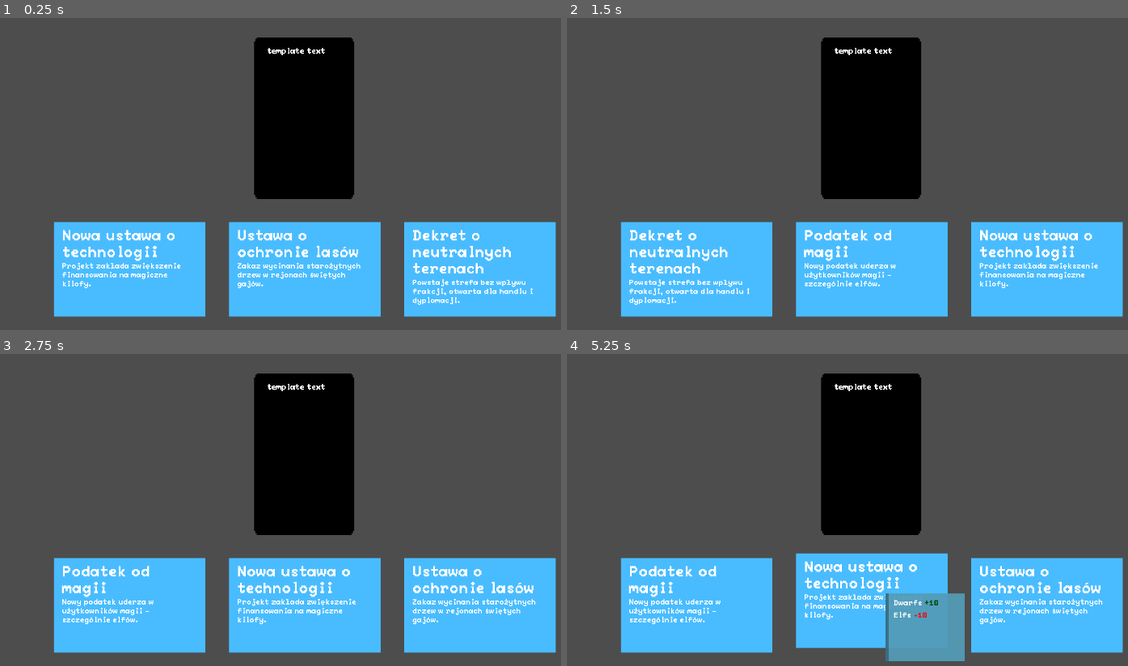
Above: before the commit, frames 1-4 (two rows, left to right).
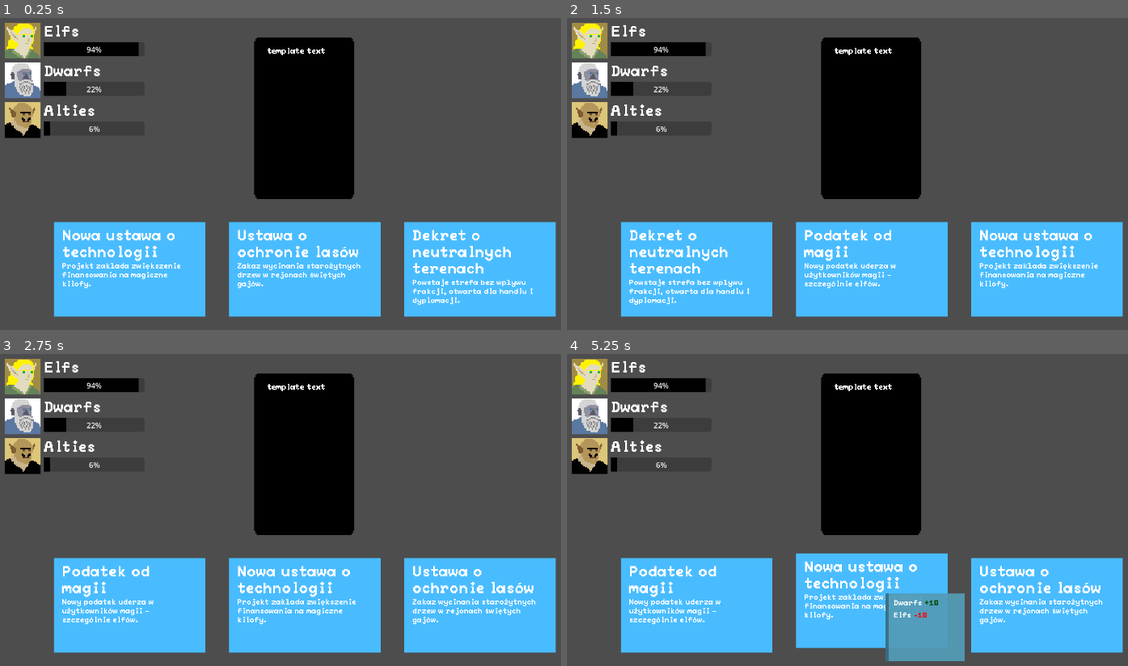
Above: after the commit, the same moments.

Repository: WhatYouFormaggiKindOfPizza/game
Game: Godot game, scene res://scenes/game.tscn
Same seed, same stepped clock (60 frames per second), same inputs: the game is played once before the commit and once after it.
Inputs (mouse positions are in pixels of both pictures, inside the frame that each line leads up to):
- Up to frame 1 (0.25 s): no input
- Up to frame 2 (1.5 s): click (696, 270) at 0.52 s; click (696, 270) at 1.27 s
- Up to frame 3 (2.75 s): click (129, 606) at 2.02 s
- Up to frame 4 (5.25 s): tap Enter at 2.75, 4.25 s; move the mouse to (1015, 478) at 2.77 s; tap Space at 3.5, 5 s; move the mouse to (746, 516) at 3.52 s; move the mouse to (937, 416) at 4.27 s; move the mouse to (841, 569) at 5.02 s

The runs differ from the first frame. In frame 1, 3.6% of the frame differs, in the area x 0-25%, y 1-39%; in frame 2, 3.6%; in frame 3, 3.6%; in frame 4, 3.6%.

Commit message:
Relationship bar + container (without refresh function)

Diff:
--- a/scenes/game.tscn
+++ b/scenes/game.tscn
@@ -1,11 +1,15 @@
-[gd_scene load_steps=7 format=3 uid="uid://cmiqiuj17qh2n"]
+[gd_scene load_steps=11 format=3 uid="uid://cmiqiuj17qh2n"]
 
 [ext_resource type="Script" uid="uid://b1ysc02d5wrap" path="res://scripts/game_manager.gd" id="1_uwrxv"]
 [ext_resource type="Script" uid="uid://bhwsjj21cl1uf" path="res://scripts/vote_simulator.gd" id="2_lbhrr"]
 [ext_resource type="PackedScene" uid="uid://kispiyeqssep" path="res://scenes/entity_group.tscn" id="2_lnu2h"]
 [ext_resource type="PackedScene" uid="uid://dondqjjubrg3g" path="res://scenes/king.tscn" id="3_lbhrr"]
 [ext_resource type="PackedScene" uid="uid://b5qlpe8xpnqn" path="res://scenes/post.tscn" id="4_lbhrr"]
+[ext_resource type="Texture2D" uid="uid://b6m550tdk1oyd" path="res://assets/Entity 2.png" id="5_vtaks"]
+[ext_resource type="Texture2D" uid="uid://cvucsxlwvamyp" path="res://assets/Entity 3.png" id="6_kvpfn"]
 [ext_resource type="PackedScene" uid="uid://cvkh1np46j6hr" path="res://scenes/phone.tscn" id="6_p57ef"]
+[ext_resource type="Texture2D" uid="uid://cyfnjq4qfnjj8" path="res://assets/Entity 4.png" id="7_dinhu"]
+[ext_resource type="PackedScene" uid="uid://fhowmhn132o0" path="res://scenes/rel_bar_container.tscn" id="7_u5sy4"]
 
 [node name="Game" type="Node2D"]
 
@@ -34,15 +38,19 @@
 [node name="Elfs" parent="EntityGroups" instance=ExtResource("2_lnu2h")]
 position = Vector2(317, 251)
 group_name = "Elfs"
+icon = ExtResource("5_vtaks")
+color = Color(0.846162, 0.798411, 0.894487, 1)
 
 [node name="Dwarfs" parent="EntityGroups" instance=ExtResource("2_lnu2h")]
 position = Vector2(317, 251)
 group_name = "Dwarfs"
-color = Color(0.555277, 0.303395, 0.123633, 1)
+icon = ExtResource("6_kvpfn")
+color = Color(0.479406, 0.31003, 0.466444, 1)
 
 [node name="Alties" parent="EntityGroups" instance=ExtResource("2_lnu2h")]
 position = Vector2(317, 251)
 group_name = "Alties"
+icon = ExtResource("7_dinhu")
 
 [node name="PostsContainer" type="HBoxContainer" parent="."]
 unique_name_in_owner = true
@@ -68,3 +76,14 @@
 
 [node name="Phone" parent="UI" instance=ExtResource("6_p57ef")]
 position = Vector2(678, 297)
+
+[node name="RelBarContainer" parent="." node_paths=PackedStringArray("entity_groups_node") instance=ExtResource("7_u5sy4")]
+anchors_preset = 0
+anchor_right = 0.0
+anchor_bottom = 0.0
+offset_left = 42.0
+offset_top = 90.0
+offset_right = 42.0
+offset_bottom = 90.0
+size_flags_horizontal = 0
+entity_groups_node = NodePath("../EntityGroups")
--- /dev/null
+++ b/scenes/rel_bar_container.tscn
@@ -0,0 +1,21 @@
+[gd_scene load_steps=2 format=3 uid="uid://fhowmhn132o0"]
+
+[ext_resource type="Script" uid="uid://bqsejiv5aj6b5" path="res://scripts/rel_bar_container.gd" id="1_dpwbh"]
+
+[node name="RelBarContainer" type="Control"]
+layout_mode = 3
+anchor_right = 0.317
+anchor_bottom = 0.112
+offset_right = -0.0220032
+offset_bottom = -0.0160065
+script = ExtResource("1_dpwbh")
+
+[node name="VBoxContainer" type="VBoxContainer" parent="."]
+custom_minimum_size = Vector2(300, 0)
+layout_mode = 1
+anchors_preset = -1
+anchor_right = 1.09932
+anchor_bottom = 4.83698
+offset_right = -0.00457764
+offset_bottom = 0.0198059
+metadata/_edit_use_anchors_ = true
--- a/scenes/relationship_bar.gd
+++ /dev/null
@@ -1,11 +0,0 @@
-extends Node2D
-
-@export var entity_group: EntityGroup
-
-@onready var icon = $Icon
-@onready var progress_bar = $ProgressBar
-
-func _init() -> void:
-	icon.texture = entity_group.icon
-	progress_bar.tint_progress = entity_group.color
-	progress_bar.value = entity_group.get_player_relationship_value()
--- a/scenes/relationship_bar.tscn
+++ b/scenes/relationship_bar.tscn
@@ -1,21 +1,71 @@
 [gd_scene load_steps=5 format=3 uid="uid://d2lcilmoorqky"]
 
-[ext_resource type="Script" uid="uid://c7fhpl0vo6p7e" path="res://scenes/relationship_bar.gd" id="1_3tvy7"]
+[ext_resource type="Script" uid="uid://c7fhpl0vo6p7e" path="res://scripts/relationship_bar.gd" id="1_3tvy7"]
 [ext_resource type="Texture2D" uid="uid://cdqwfvcam1n2h" path="res://assets/relationship_bar/200x200_placeholder.png" id="2_6tryv"]
-[ext_resource type="Texture2D" uid="uid://di73fgyt6f35d" path="res://assets/relationship_bar/progess_bar_under_placeholder.png" id="3_psk0c"]
-[ext_resource type="Texture2D" uid="uid://demriyqbr17jt" path="res://assets/relationship_bar/progess_bar_progress_white_placeholder.png" id="4_1wrbb"]
+[ext_resource type="PackedScene" uid="uid://bibasatxhl56l" path="res://scenes/pixel_label.tscn" id="5_em8jm"]
 
-[node name="RelationshipBar" type="Node2D"]
+[sub_resource type="StyleBoxFlat" id="StyleBoxFlat_psk0c"]
+bg_color = Color(0.84349, 0.502874, 0.271292, 1)
+
+[node name="RelationshipBar" type="Control"]
+custom_minimum_size = Vector2(0, 80)
+layout_mode = 3
+anchor_right = 0.176
+anchor_bottom = 0.062
+offset_right = 159.584
+offset_bottom = 32.384
+grow_horizontal = 2
+scale = Vector2(0.6, 0.6)
 script = ExtResource("1_3tvy7")
+metadata/_edit_group_ = true
+metadata/_edit_use_anchors_ = true
 
-[node name="Icon" type="Sprite2D" parent="."]
+[node name="HBoxContainer" type="ColorRect" parent="."]
+layout_mode = 1
+anchors_preset = -1
+anchor_right = 1.0
+anchor_bottom = 1.0
+color = Color(1, 1, 1, 0)
+metadata/_edit_use_anchors_ = true
+
+[node name="AspectRatioContainer" type="AspectRatioContainer" parent="HBoxContainer"]
+custom_minimum_size = Vector2(80, 80)
+layout_mode = 2
+offset_right = 80.0
+offset_bottom = 80.0
+stretch_mode = 0
+
+[node name="Icon" type="Sprite2D" parent="HBoxContainer/AspectRatioContainer"]
+position = Vector2(40, 40)
 scale = Vector2(0.3, 0.3)
 texture = ExtResource("2_6tryv")
 
-[node name="ProgressBar" type="TextureProgressBar" parent="."]
-offset_left = 50.0
-offset_top = -15.0
-offset_right = 550.0
-offset_bottom = 15.0
-texture_under = ExtResource("3_psk0c")
-texture_progress = ExtResource("4_1wrbb")
+[node name="VBoxContainer" type="ColorRect" parent="HBoxContainer"]
+layout_mode = 2
+anchor_right = 0.988
+anchor_bottom = 1.0
+offset_left = 85.0
+offset_right = 0.235901
+color = Color(1, 1, 1, 0)
+metadata/_edit_use_anchors_ = true
+
+[node name="Name" parent="HBoxContainer/VBoxContainer" instance=ExtResource("5_em8jm")]
+layout_mode = 2
+offset_top = 7.0
+offset_right = 234.0
+offset_bottom = 39.0
+theme_override_font_sizes/font_size = 32
+vertical_alignment = 1
+font_scale = 4
+
+[node name="ProgressBar" type="ProgressBar" parent="HBoxContainer/VBoxContainer"]
+custom_minimum_size = Vector2(100, 30)
+layout_mode = 2
+anchor_top = 0.537
+anchor_right = 1.00495
+anchor_bottom = 0.912
+offset_top = 0.0400009
+offset_right = 0.0263062
+offset_bottom = 0.0399933
+theme_override_styles/fill = SubResource("StyleBoxFlat_psk0c")
+metadata/_edit_use_anchors_ = true
--- a/scripts/entity_group.gd
+++ b/scripts/entity_group.gd
@@ -11,31 +11,31 @@
 
 
 func _init() -> void:
-	id = next_id
-	next_id += 1
+    id = next_id
+    next_id += 1
 
 
 func init(kings: Array[King]) -> void:
-	# potencjalnie różny typ króla (np elf) może mieć różne relacje startowe
-	for k in kings:
-		var relationship = {
-			"king": k,
-			"relationship": 0
-		}
+    # potencjalnie różny typ króla (np elf) może mieć różne relacje startowe
+    for k in kings:
+        var relationship = {
+            "king": k,
+            "relationship": randi_range(0, 100)
+        }
 
-		relationships.append(relationship)
-	pass
+        relationships.append(relationship)
+    pass
 
 
 func change_relationship_value(value: int, king: King) -> void:
-	for relationship in relationships:
-		if relationship.get('king') == king:
-			relationship["relationship"] += value
+    for relationship in relationships:
+        if relationship.get('king') == king:
+            relationship["relationship"] += value
 
 func get_player_relationship_value() -> int:
-	var r_idx = relationships.find(
-		func(r):
-			return r["king"].is_player == true
-	)
+    var r_idx = relationships.find(
+        func(r):
+            return r["king"].is_player == true
+    )
 
-	return relationships[r_idx]["relationship"]
+    return relationships[r_idx]["relationship"]
--- /dev/null
+++ b/scripts/rel_bar_container.gd
@@ -0,0 +1,17 @@
+class_name RelBarContainer extends Control
+
+@export var entity_groups_node: Node #tutaj trzeba podać tego noda który trzyma wszystkie entityGroups
+
+@onready var box_container = $VBoxContainer
+const relationship_bar = preload("res://scenes/relationship_bar.tscn")
+var entity_groups: Array[Node]
+
+func _ready() -> void:
+    entity_groups = entity_groups_node.get_children()
+    for entity_group in entity_groups:
+        if(entity_group is EntityGroup):
+            print("Added entity_group " + entity_group.group_name + " to RelBarContainer")
+            box_container.add_child(relationship_bar.instantiate())
+            var relBar : RelationshipBar = box_container.get_children().back() as RelationshipBar
+            relBar.entity_group = entity_group
+            relBar.load_data_from_entity_group()
--- /dev/null
+++ b/scripts/relationship_bar.gd
@@ -0,0 +1,16 @@
+class_name RelationshipBar extends Control
+
+var entity_group: EntityGroup
+
+@onready var icon = $HBoxContainer/AspectRatioContainer/Icon
+@onready var progress_bar = $HBoxContainer/VBoxContainer/ProgressBar
+@onready var race_name = $HBoxContainer/VBoxContainer/Name
+
+func load_data_from_entity_group() -> void:
+    icon.texture = entity_group.icon
+    progress_bar.value = entity_group.get_player_relationship_value()
+    #var style_box :StyleBox = progress_bar.get_theme_stylebox("fill");
+    #style_box.bg_color
+    #progress_bar.add_theme_stylebox_override("fill",style_box.bg_color)
+    progress_bar.get_theme_stylebox("fill").bg_color = entity_group.color
+    race_name.text = entity_group.group_name
Not shown, added: scripts/rel_bar_container.gd.uid
Renamed: scenes/relationship_bar.gd.uid -> scripts/relationship_bar.gd.uid
